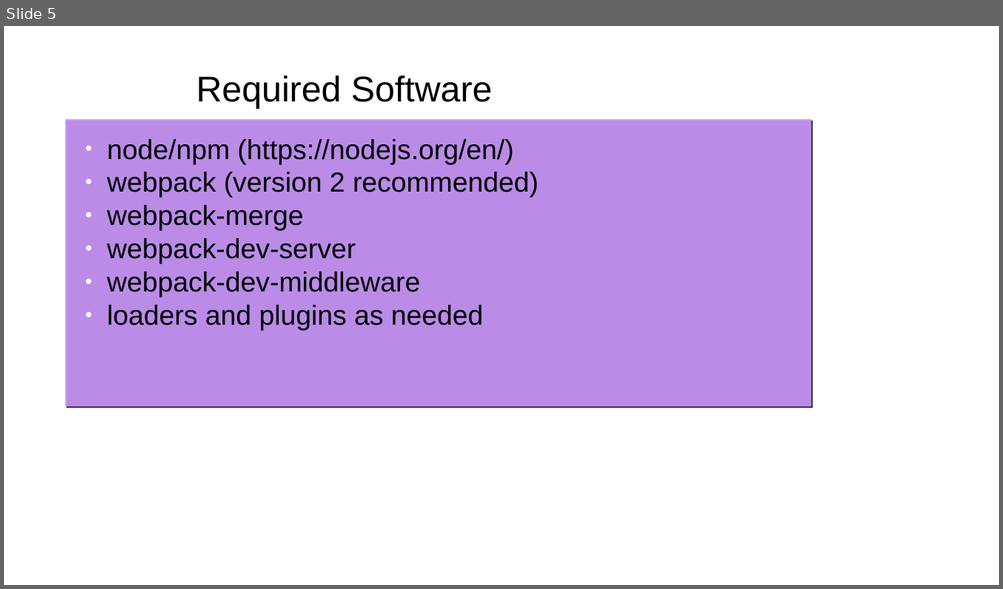
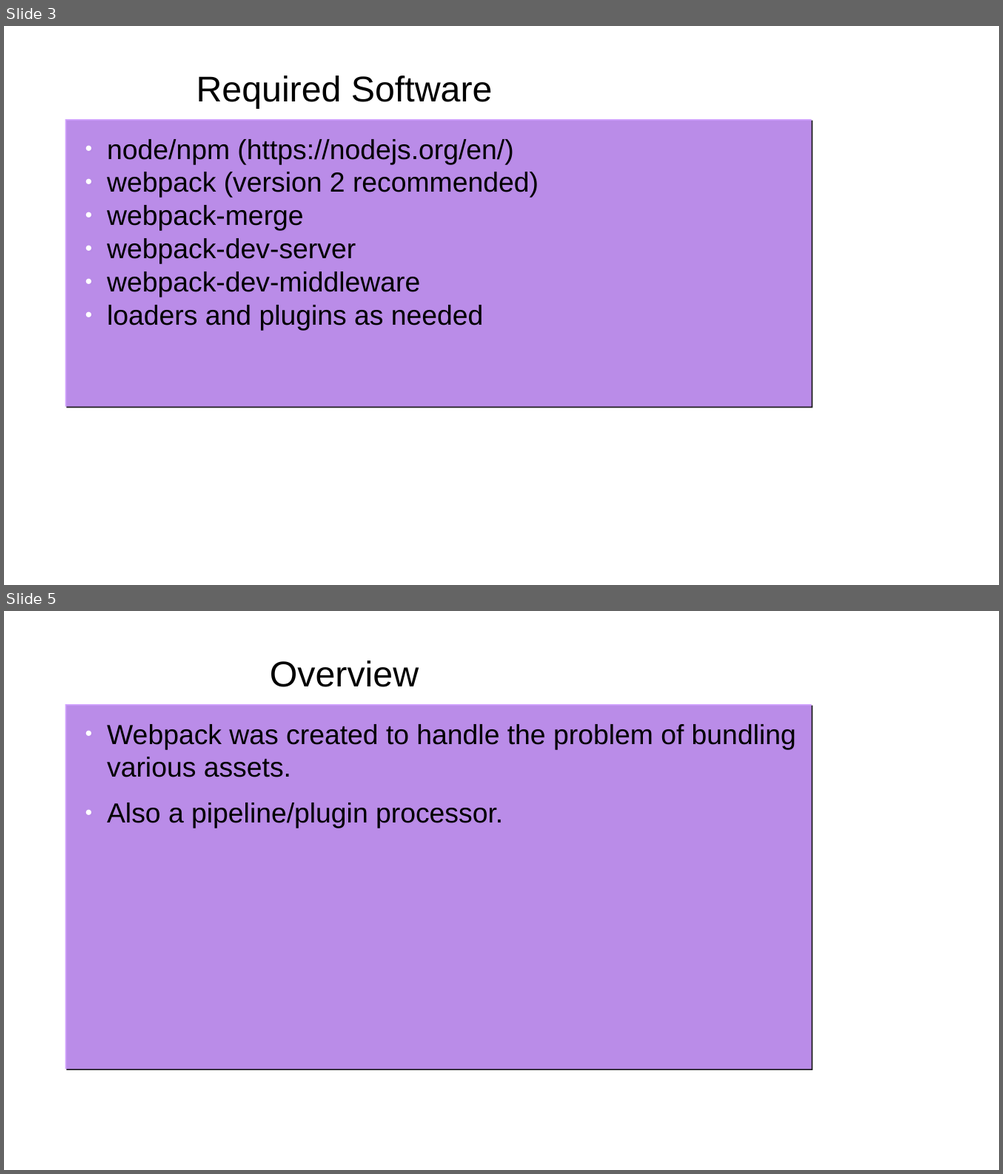
Before and after one commit to gharley/webpack-presi, a slide deck: webpack.odp. Shown one above the other, each under a label of ours: slide 5 before the commit, slides 3 and 5 after it; the slides between them are not shown. The pictures are 1003x589 and 1003x1174 pixels, drawn with LibreOffice and Linux fonts; fonts in the diff are those of the drawing; background and template pictures are left out. Boxes give left, top, right and bottom in pixels: in the first picture for what was removed or moved away, otherwise in the second. Text is boxed around its words. In the diff, an @@ line names an element or a change of style, - is before the commit and + after.

```diff
--- a/webpack.odp
+++ b/webpack.odp
@@ slide 5 added at [4, 611, 999, 1170], background picture (left out) @@
@@ title added at [270, 661, 418, 687], 41.4 pt, text #000000 @@
+Overview
@@ text added at [65, 704, 811, 1075], fill #CC99FF at 90% opacity, 32 pt, text #000000 @@
+● Webpack was created to handle the problem of bundling various assets.
+● Also a pipeline/plugin processor.
@@ what was slide 5 is now slide 3 @@
```
Also in this commit, not shown: 4 slides changed, 10 other slides added, 5 other files.
